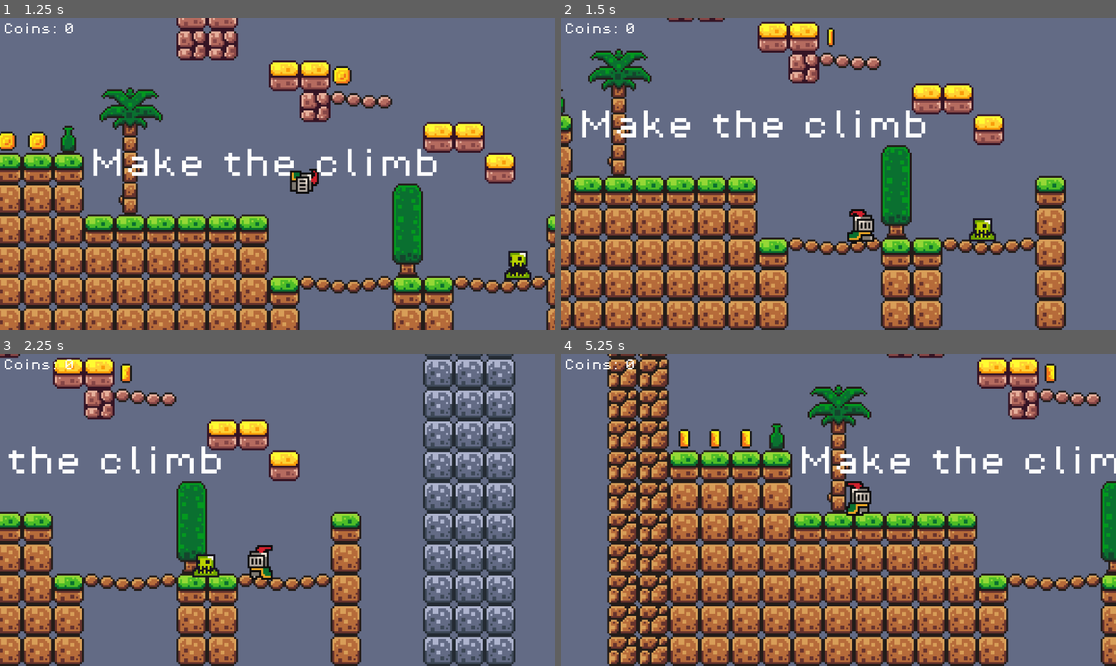
Above: before the commit, frames 1-4 (two rows, left to right).
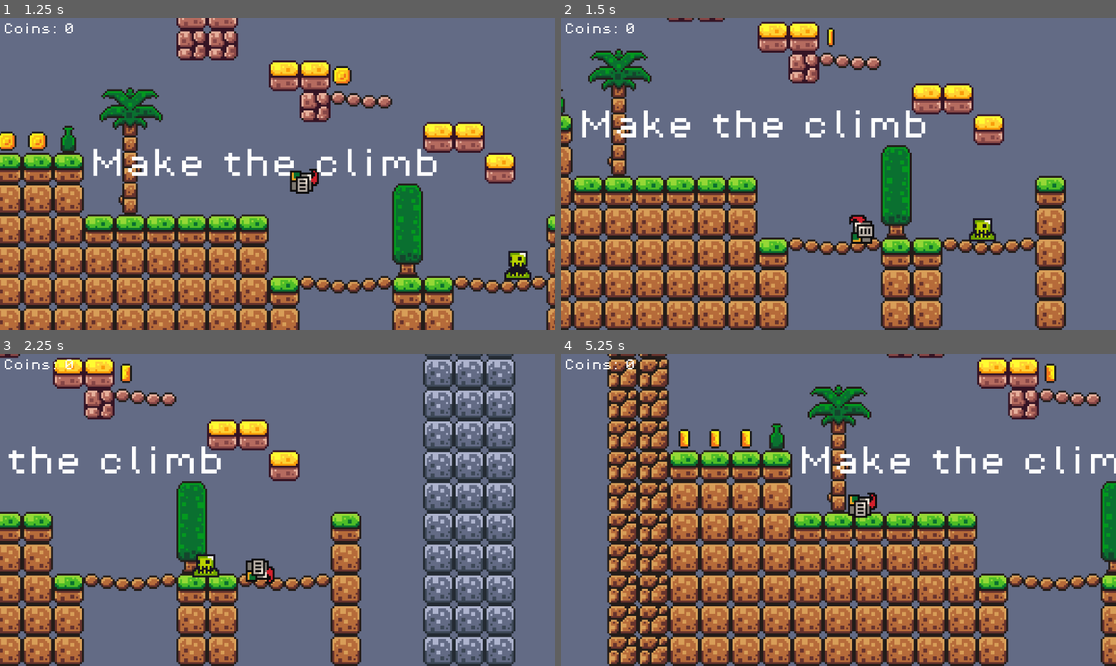
Above: after the commit, the same moments.

Repository: jourplet1-source/Past-Code
Game: Godot game, scene res://Scenes/game.tscn
Two runs of this game, one before a commit and one after it. Both use one fixed random seed, a clock stepped at 60 frames per second and the inputs below.
Inputs:
- Up to frame 1 (1.25 s): hold Right (move_right) from 0.53 s (still down); tap Space (jump) at 0.77 s
- Up to frame 2 (1.5 s): keep holding Right (move_right)
- Up to frame 3 (2.25 s): tap Space (jump) at 1.52 s; release Right (move_right) at 2.03 s; hold Left (move_left) from 2.03 s (still down)
- Up to frame 4 (5.25 s): release Left (move_left) at 2.78 s; hold Right (move_right) 2.78-4.28 s; tap Space (jump) at 3.02, 3.77, 4.52 s; hold Left (move_left) 4.28-5.03 s; hold Right (move_right) from 5.03 s (still down)

Frame 1 is identical in both runs. In frame 2, 0.4% of the frame differs, in the area x 51-57%, y 61-73%; in frame 3, 0.4%; in frame 4, 0.5%, in the area x 51-57%, y 40-53%.

Commit message:
test
test commit

Diff:
--- a/new-game-project/Scripts/player.gd
+++ b/new-game-project/Scripts/player.gd
@@ -26,7 +26,7 @@
 		if direction==0:
 			animated_sprite.play("Idle")
 		else:
-			animated_sprite.play("Run")
+			animated_sprite.play("Walk")
 	else:
 		animated_sprite.play("Jump")
 	if direction:
--- a/new-game-project/project.godot
+++ b/new-game-project/project.godot
@@ -12,7 +12,7 @@
 
 config/name="New Game Project"
 run/main_scene="uid://bk2jfqs2ute5b"
-config/features=PackedStringArray("4.4", "Forward Plus")
+config/features=PackedStringArray("4.5", "Forward Plus")
 config/icon="res://icon.svg"
 
 [autoload]
